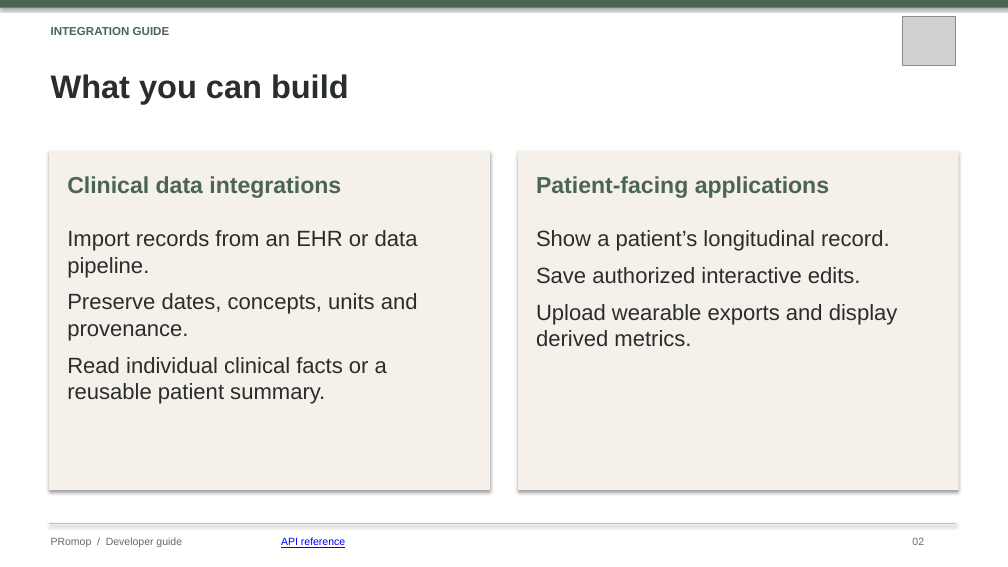
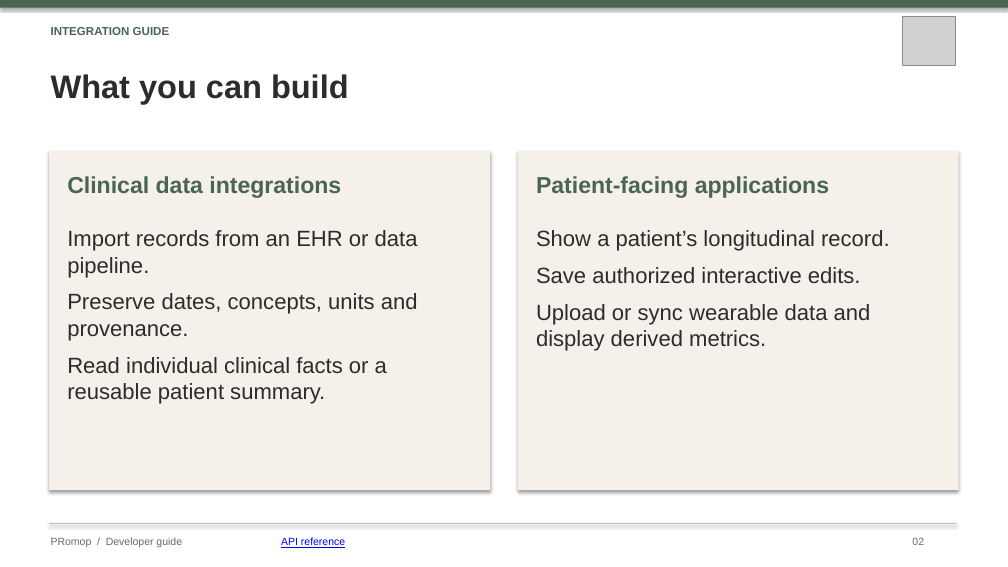
Before and after one commit to healthkey-ai/promop, a slide deck: slide 2 of PRomop_Developer_Guide.pptx. Drawn at 1008x567 pixels with LibreOffice and Linux fonts; fonts in the diff are those of the drawing; grey boxes stand for pictures. Boxes give left, top, right and bottom in pixels: in the first picture for what was removed or moved away, otherwise in the second. Text is boxed around its words. In the diff, an @@ line names an element or a change of style, - is before the commit and + after.

```diff
--- a/PRomop_Developer_Guide.pptx
+++ b/PRomop_Developer_Guide.pptx
@@ text at bbox=[536, 304, 871, 351]: text changed @@
-Upload wearable exports and display derived metrics.
+Upload or sync wearable data and display derived metrics.
```
Also in this commit, not shown: 8 other slides changed, 2 slides added, 1 slide removed, 1 other file.
